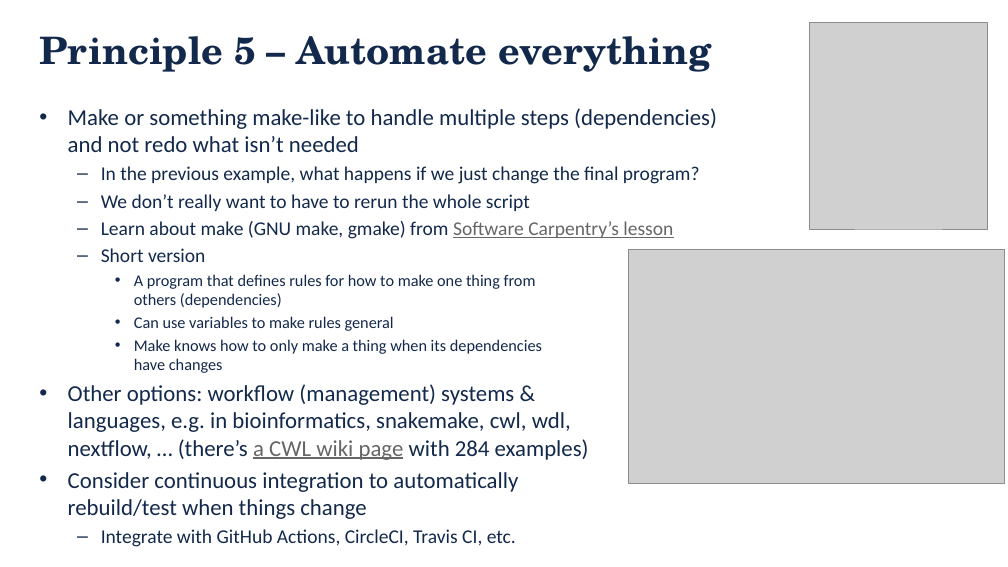
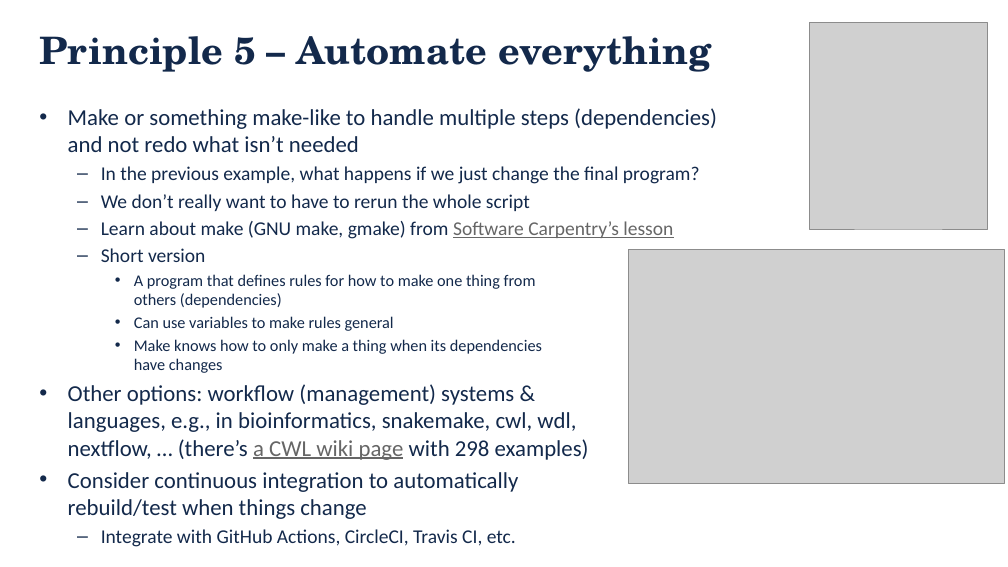
Before and after one commit to danielskatz/repro-fdtd1d, a slide deck: slide 20 of Computational_Reproducibility.pptx. Drawn at 1008x567 pixels with LibreOffice and Linux fonts; fonts in the diff are those of the drawing; grey boxes stand for pictures; background and template pictures are left out. Boxes give left, top, right and bottom in pixels: in the first picture for what was removed or moved away, otherwise in the second. Text is boxed around its words. In the diff, an @@ line names an element or a change of style, - is before the commit and + after.

```diff
--- a/Computational_Reproducibility.pptx
+++ b/Computational_Reproducibility.pptx
@@ text at [68, 384, 589, 460]: text changed @@
-• Other options: workflow (management) systems &
-  languages, e.g. in bioinformatics, snakemake, cwl, wdl,
-  nextflow, … (there’s a CWL wiki page with 284 examples)
+• Other options: workflow (management) systems &
+  languages, e.g., in bioinformatics, snakemake, cwl, wdl,
+  nextflow, … (there’s a CWL wiki page with 298 examples)
```
Also in this commit, not shown: 9 other slides changed, 1 other file.
